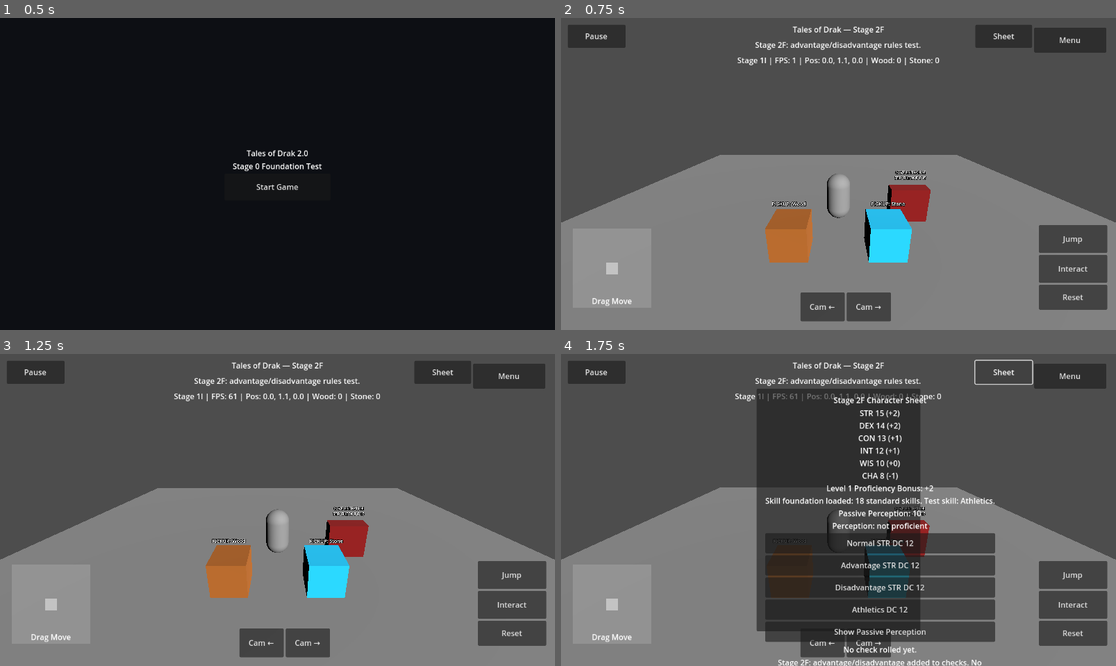
Above: before the commit, frames 1-4 (two rows, left to right).
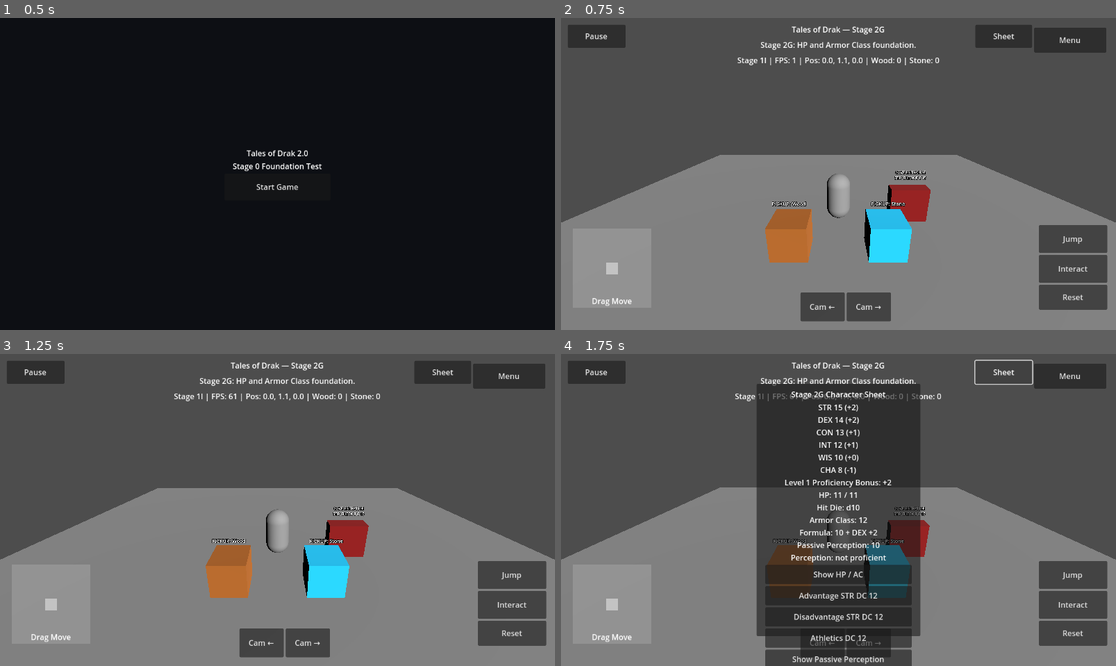
Above: after the commit, the same moments.

Repository: tristanvickery20/Tales-of-Drak-2.0
Game: Godot game, scene res://scenes/main_menu/main_menu.tscn
Same seed, same stepped clock (60 frames per second), same inputs: the game is played once before the commit and once after it.
Inputs:
- Up to frame 1 (0.5 s): no input
- Up to frame 2 (0.75 s): click "Start Game" at 0.5 s
- Up to frame 3 (1.25 s): no input
- Up to frame 4 (1.75 s): click "Sheet" at 1.25 s

Frame 1 is identical in both runs. In frame 2, 0.5% of the frame differs, in the area x 35-65%, y 2-11%; in frame 3, 0.5%; in frame 4, 14%, in the area x 35-79%, y 2-100%.

Commit message:
Add Stage 2G HP and AC display

Diff:
--- a/drak/ui/drak_character_sheet_overlay.gd
+++ b/drak/ui/drak_character_sheet_overlay.gd
@@ -4,14 +4,18 @@
 const DICE_ROLLER_SCRIPT := preload("res://drak/rules/drak_dice_roller.gd")
 const SKILL_REGISTRY_SCRIPT := preload("res://drak/rules/drak_skill_registry.gd")
 const PASSIVE_SCORES_SCRIPT := preload("res://drak/rules/drak_passive_scores.gd")
-
-const CURRENT_STAGE_TITLE := "Tales of Drak — Stage 2F"
-const CURRENT_STAGE_STATUS := "Stage 2F: advantage/disadvantage rules test."
+const HIT_POINTS_SCRIPT := preload("res://drak/rules/drak_hit_points.gd")
+const ARMOR_CLASS_SCRIPT := preload("res://drak/rules/drak_armor_class.gd")
+
+const CURRENT_STAGE_TITLE := "Tales of Drak — Stage 2G"
+const CURRENT_STAGE_STATUS := "Stage 2G: HP and Armor Class foundation."
 
 var _ability_scores: DrakAbilityScores = ABILITY_SCORES_SCRIPT.new()
 var _dice_roller: DrakDiceRoller = DICE_ROLLER_SCRIPT.new()
 var _skill_registry: DrakSkillRegistry = SKILL_REGISTRY_SCRIPT.new()
 var _passive_scores: DrakPassiveScores = PASSIVE_SCORES_SCRIPT.new()
+var _hit_points: DrakHitPoints = HIT_POINTS_SCRIPT.new()
+var _armor_class: DrakArmorClass = ARMOR_CLASS_SCRIPT.new()
 var _root: Control
 var _sheet_button: Button
 var _sheet_panel: Panel
@@ -55,9 +59,9 @@
 	_sheet_panel.name = "CharacterSheetPanel"
 	_sheet_panel.set_anchors_preset(Control.PRESET_CENTER)
 	_sheet_panel.offset_left = -170.0
-	_sheet_panel.offset_top = -252.0
+	_sheet_panel.offset_top = -262.0
 	_sheet_panel.offset_right = 170.0
-	_sheet_panel.offset_bottom = 252.0
+	_sheet_panel.offset_bottom = 262.0
 	_sheet_panel.visible = false
 	_sheet_panel.mouse_filter = Control.MOUSE_FILTER_STOP
 	_root.add_child(_sheet_panel)
@@ -66,15 +70,15 @@
 	box.name = "CharacterSheetBox"
 	box.set_anchors_preset(Control.PRESET_FULL_RECT)
 	box.offset_left = 18.0
-	box.offset_top = 12.0
+	box.offset_top = 10.0
 	box.offset_right = -18.0
-	box.offset_bottom = -12.0
+	box.offset_bottom = -10.0
 	box.mouse_filter = Control.MOUSE_FILTER_PASS
 	_sheet_panel.add_child(box)
 
 	var title := Label.new()
 	title.name = "CharacterSheetTitle"
-	title.text = "Stage 2F Character Sheet"
+	title.text = "Stage 2G Character Sheet"
 	title.horizontal_alignment = HORIZONTAL_ALIGNMENT_CENTER
 	title.mouse_filter = Control.MOUSE_FILTER_IGNORE
 	box.add_child(title)
@@ -86,18 +90,18 @@
 	_sheet_text.mouse_filter = Control.MOUSE_FILTER_IGNORE
 	box.add_child(_sheet_text)
 
-	var normal_button := Button.new()
-	normal_button.name = "RollNormalStrengthCheckButton"
-	normal_button.text = "Normal STR DC 12"
-	normal_button.custom_minimum_size = Vector2(270, 42)
-	normal_button.mouse_filter = Control.MOUSE_FILTER_STOP
-	normal_button.pressed.connect(_roll_normal_strength_check)
-	box.add_child(normal_button)
+	var hp_ac_button := Button.new()
+	hp_ac_button.name = "ShowHpAcButton"
+	hp_ac_button.text = "Show HP / AC"
+	hp_ac_button.custom_minimum_size = Vector2(270, 40)
+	hp_ac_button.mouse_filter = Control.MOUSE_FILTER_STOP
+	hp_ac_button.pressed.connect(_show_hp_ac)
+	box.add_child(hp_ac_button)
 
 	var advantage_button := Button.new()
 	advantage_button.name = "RollAdvantageStrengthCheckButton"
 	advantage_button.text = "Advantage STR DC 12"
-	advantage_button.custom_minimum_size = Vector2(270, 42)
+	advantage_button.custom_minimum_size = Vector2(270, 40)
 	advantage_button.mouse_filter = Control.MOUSE_FILTER_STOP
 	advantage_button.pressed.connect(_roll_advantage_strength_check)
 	box.add_child(advantage_button)
@@ -105,7 +109,7 @@
 	var disadvantage_button := Button.new()
 	disadvantage_button.name = "RollDisadvantageStrengthCheckButton"
 	disadvantage_button.text = "Disadvantage STR DC 12"
-	disadvantage_button.custom_minimum_size = Vector2(270, 42)
+	disadvantage_button.custom_minimum_size = Vector2(270, 40)
 	disadvantage_button.mouse_filter = Control.MOUSE_FILTER_STOP
 	disadvantage_button.pressed.connect(_roll_disadvantage_strength_check)
 	box.add_child(disadvantage_button)
@@ -113,7 +117,7 @@
 	var athletics_button := Button.new()
 	athletics_button.name = "RollAthleticsCheckButton"
 	athletics_button.text = "Athletics DC 12"
-	athletics_button.custom_minimum_size = Vector2(270, 42)
+	athletics_button.custom_minimum_size = Vector2(270, 40)
 	athletics_button.mouse_filter = Control.MOUSE_FILTER_STOP
 	athletics_button.pressed.connect(_roll_athletics_check)
 	box.add_child(athletics_button)
@@ -121,7 +125,7 @@
 	var perception_button := Button.new()
 	perception_button.name = "ShowPassivePerceptionButton"
 	perception_button.text = "Show Passive Perception"
-	perception_button.custom_minimum_size = Vector2(270, 42)
+	perception_button.custom_minimum_size = Vector2(270, 40)
 	perception_button.mouse_filter = Control.MOUSE_FILTER_STOP
 	perception_button.pressed.connect(_show_passive_perception)
 	box.add_child(perception_button)
@@ -135,7 +139,7 @@
 
 	var note := Label.new()
 	note.name = "CharacterSheetNote"
-	note.text = "Stage 2F: advantage/disadvantage added to checks. No combat/classes/races yet."
+	note.text = "Stage 2G: HP and AC display only. No damage/combat/classes/races yet."
 	note.autowrap_mode = TextServer.AUTOWRAP_WORD_SMART
 	note.horizontal_alignment = HORIZONTAL_ALIGNMENT_CENTER
 	note.mouse_filter = Control.MOUSE_FILTER_IGNORE
@@ -144,17 +148,18 @@
 	var close_button := Button.new()
 	close_button.name = "CloseCharacterSheetButton"
 	close_button.text = "Close"
-	close_button.custom_minimum_size = Vector2(220, 44)
+	close_button.custom_minimum_size = Vector2(220, 42)
 	close_button.mouse_filter = Control.MOUSE_FILTER_STOP
 	close_button.pressed.connect(_hide_sheet)
 	box.add_child(close_button)
 
 func _get_sheet_text() -> String:
 	var proficiency_bonus := _dice_roller.get_proficiency_bonus(1)
-	return "%s\nLevel 1 Proficiency Bonus: +%d\n%s\n%s" % [
+	return "%s\nLevel 1 Proficiency Bonus: +%d\n%s\n%s\n%s" % [
 		_ability_scores.get_summary_text(),
 		proficiency_bonus,
-		_skill_registry.get_summary_text(),
+		_hit_points.get_summary_text(_ability_scores.get_constitution_modifier()),
+		_armor_class.get_summary_text(_ability_scores.get_dexterity_modifier()),
 		_passive_scores.get_summary_text(_ability_scores.get_wisdom_modifier(), proficiency_bonus, false),
 	]
 
@@ -166,9 +171,11 @@
 func _hide_sheet() -> void:
 	_sheet_panel.visible = false
 
-func _roll_normal_strength_check() -> void:
-	var result := _dice_roller.roll_ability_check("Strength", _ability_scores.get_strength_modifier(), 1, false, 12)
-	_check_result_text.text = _dice_roller.format_check_result(result)
+func _show_hp_ac() -> void:
+	_check_result_text.text = "%s\n%s" % [
+		_hit_points.get_summary_text(_ability_scores.get_constitution_modifier()),
+		_armor_class.get_summary_text(_ability_scores.get_dexterity_modifier()),
+	]
 
 func _roll_advantage_strength_check() -> void:
 	var result := _dice_roller.roll_ability_check("Strength", _ability_scores.get_strength_modifier(), 1, false, 12, DrakDiceRoller.ROLL_ADVANTAGE)
@@ -220,6 +227,6 @@
 
 func _replace_stage_text(text: String) -> String:
 	var updated := text
-	for stage_name in ["Stage 1E", "Stage 1F", "Stage 1G", "Stage 1H", "Stage 1I", "Stage 2A", "Stage 2B", "Stage 2C", "Stage 2D", "Stage 2E"]:
-		updated = updated.replace(stage_name, "Stage 2F")
+	for stage_name in ["Stage 1E", "Stage 1F", "Stage 1G", "Stage 1H", "Stage 1I", "Stage 2A", "Stage 2B", "Stage 2C", "Stage 2D", "Stage 2E", "Stage 2F"]:
+		updated = updated.replace(stage_name, "Stage 2G")
 	return updated
